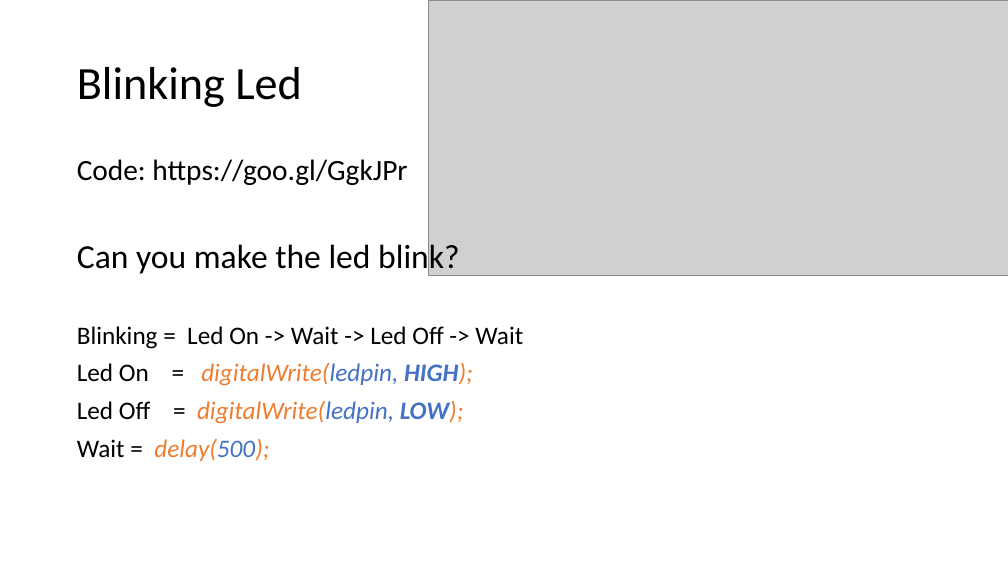
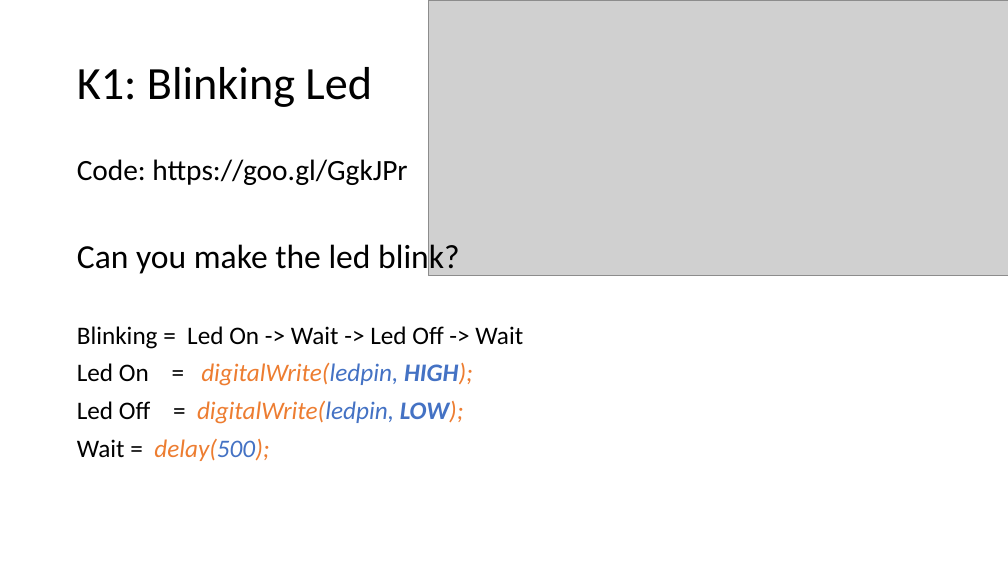
Before and after one commit to geobarteam/codingdojo, a slide deck: slide 7 of Arduino/CodingDojo.odp (slide 3 before the commit). Drawn at 1008x567 pixels with LibreOffice and Linux fonts; fonts in the diff are those of the drawing; grey boxes stand for pictures. Boxes give left, top, right and bottom in pixels: in the first picture for what was removed or moved away, otherwise in the second. Text is boxed around its words. In the diff, an @@ line names an element or a change of style, - is before the commit and + after.

```diff
--- a/Arduino/CodingDojo.odp
+++ b/Arduino/CodingDojo.odp
@@ title at box(77, 67, 372, 107): text changed @@
-Blinking Led
+K1: Blinking Led
```
Also in this commit, not shown: 4 other slides changed, 5 slides added, 1 slide removed, 1 other file.
